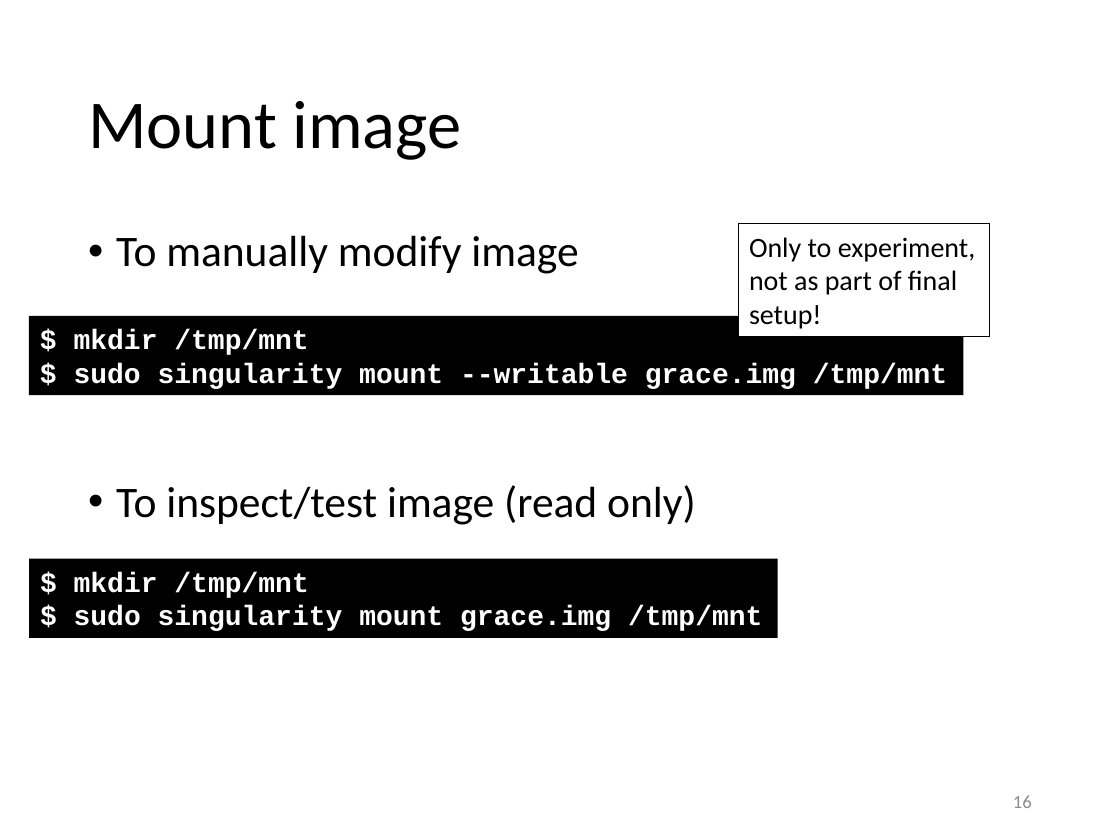
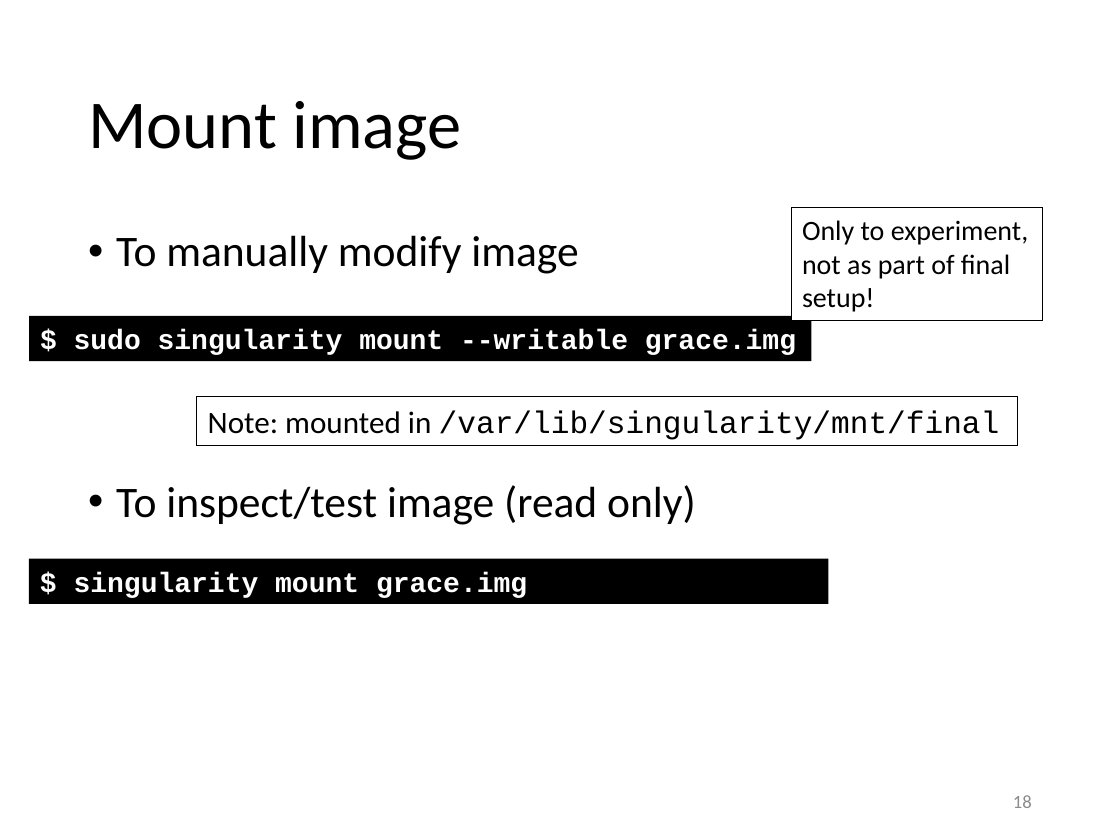
Before and after one commit to gjbex/training-material, a slide deck: slide 18 of Virtualization/singularity.pptx (slide 16 before the commit). Drawn at 1120x840 pixels with LibreOffice and Linux fonts; fonts in the diff are those of the drawing. Boxes give left, top, right and bottom in pixels: in the first picture for what was removed or moved away, otherwise in the second. Text is boxed around its words. In the diff, an @@ line names an element or a change of style, - is before the commit and + after.

Commit message:
Update for Singularity 2.5

```diff
--- a/Virtualization/singularity.pptx
+++ b/Virtualization/singularity.pptx
@@ rectangle "Only to experiment, not as ...": place and size @@
-rectangle "Only to experiment, not as ..." at <box>738,224,990,337</box>
+rectangle "Only to experiment, not as ..." at <box>791,207,1043,320</box>
@@ rectangle "$ sudo singularity mount --writable ...": place and size @@
-rectangle "$ sudo singularity mount --writable ..." at <box>29,316,963,395</box>
+rectangle "$ sudo singularity mount --writable ..." at <box>29,316,812,361</box>
@@ text in rectangle at <box>74,329,796,355</box>: text changed @@
-$ mkdir /tmp/mnt
-$ sudo singularity mount --writable grace.img /tmp/mnt
+$ sudo singularity mount --writable grace.img
@@ rectangle added at <box>197,396,1018,446</box>, outline #000000 0.75 pt, 20 pt, text #000000 @@
+Note: mounted in /var/lib/singularity/mnt/final
@@ rectangle "$ singularity mount grace.img": place and size @@
-rectangle "$ singularity mount grace.img" at <box>29,559,777,638</box>
+rectangle "$ singularity mount grace.img" at <box>29,559,829,604</box>
@@ text in rectangle at <box>74,572,527,598</box>: text changed @@
-$ mkdir /tmp/mnt
-$ sudo singularity mount grace.img /tmp/mnt
+$ singularity mount grace.img
@@ page number at <box>1013,795,1032,808</box>: text changed @@
-16
+18
```
Also in this commit, not shown: 14 other slides changed, 4 slides added.
